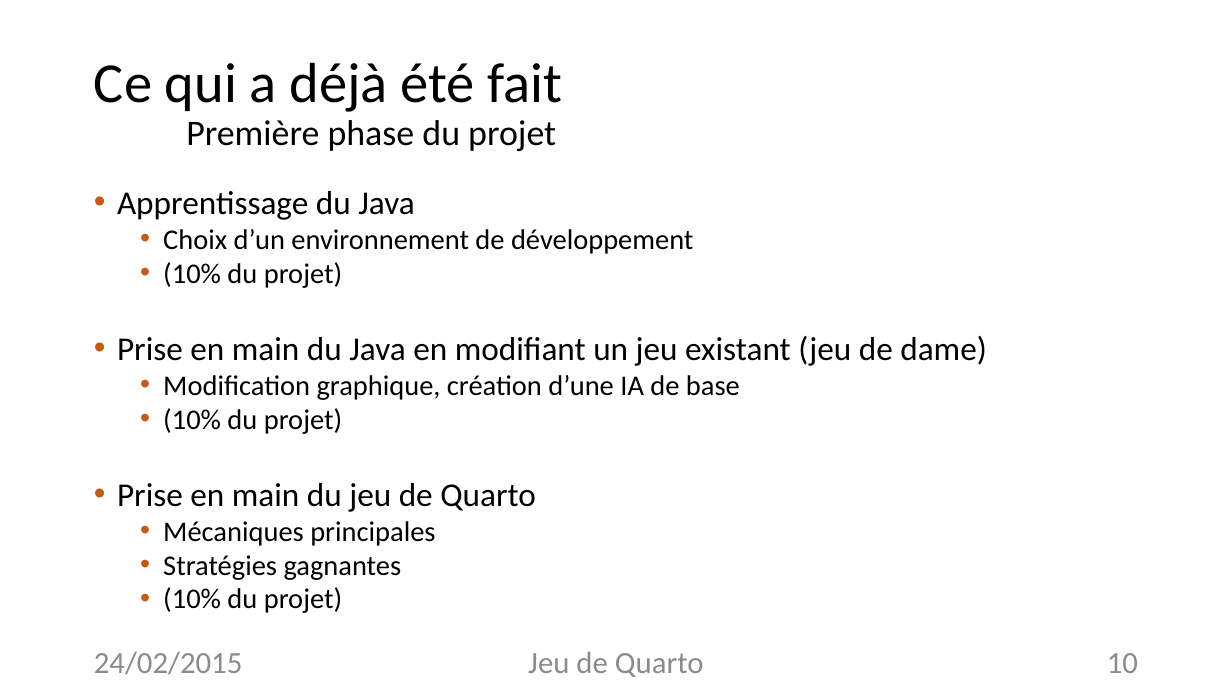
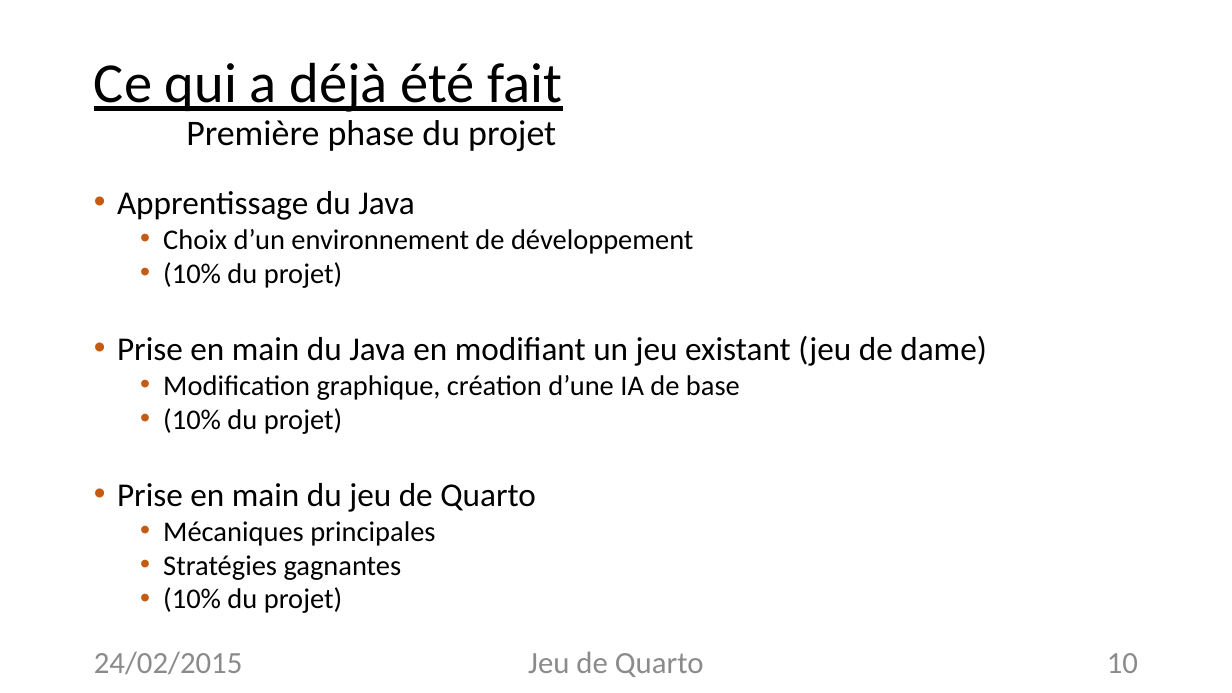
Before and after one commit to Quarto-Projet/Quarto, a slide deck: slide 10 of Diapo-&-co/150224 P4 Info 1.pptx. Drawn at 1232x693 pixels with LibreOffice and Linux fonts; fonts in the diff are those of the drawing. Boxes give left, top, right and bottom in pixels: in the first picture for what was removed or moved away, otherwise in the second. Text is boxed around its words. In the diff, an @@ line names an element or a change of style, - is before the commit and + after.

```diff
--- a/Diapo-&-co/150224 P4 Info 1.pptx
+++ b/Diapo-&-co/150224 P4 Info 1.pptx
@@ title "Ce qui a déjà été ..." at box(94, 62, 563, 151): underline on in "Ce qui a déjà été fait" @@
```
Also in this commit, not shown: 5 other slides changed.
